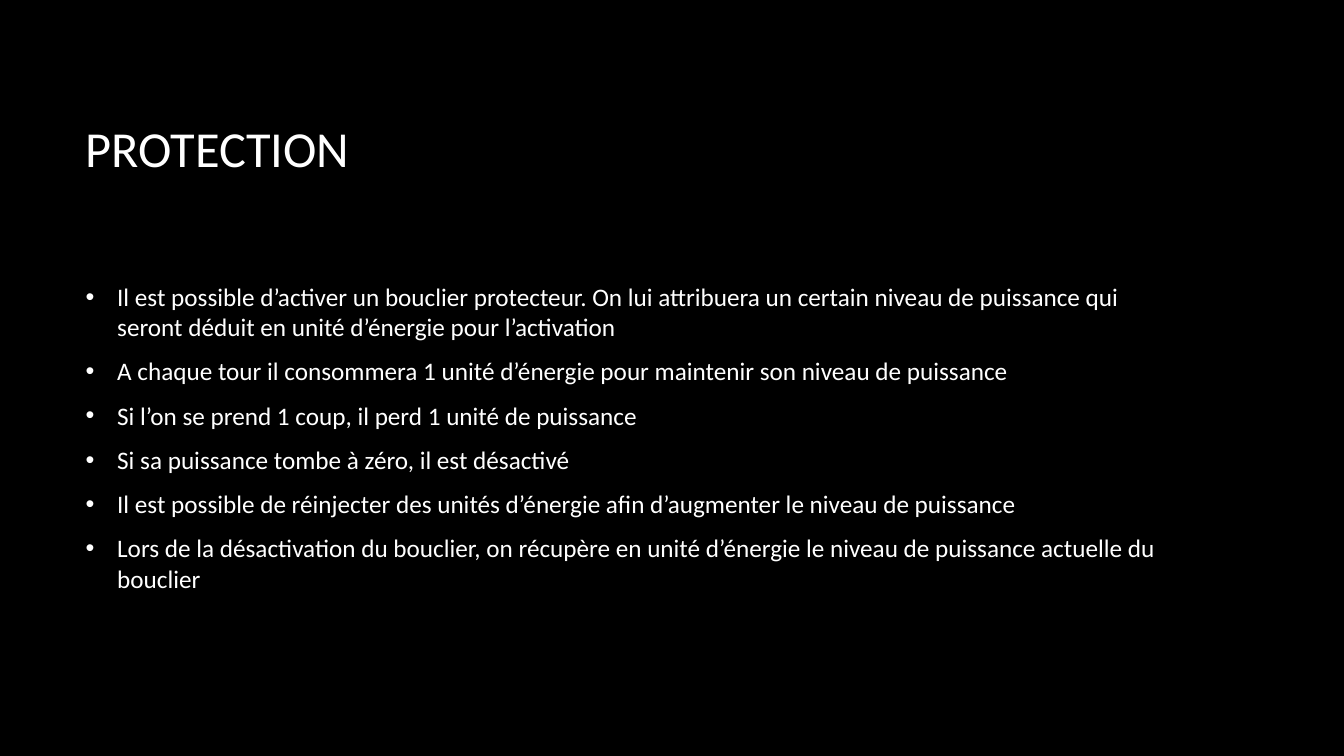
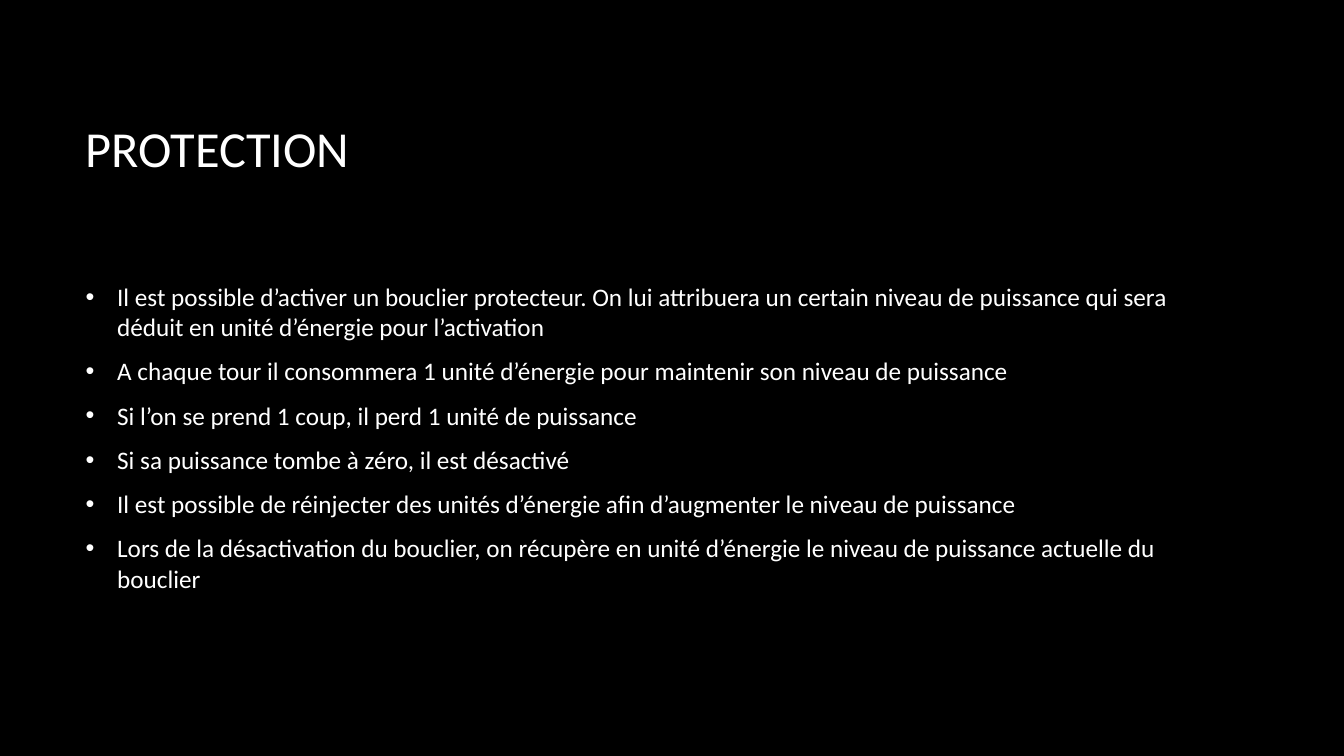
Before and after one commit to BorisFR/BattleIA, a slide deck: slide 15 of Battle IA.pptx (slide 13 before the commit). Drawn at 1344x756 pixels with LibreOffice and Linux fonts; fonts in the diff are those of the drawing; background and template pictures are left out. Boxes give left, top, right and bottom in pixels: in the first picture for what was removed or moved away, otherwise in the second. Text is boxed around its words. In the diff, an @@ line names an element or a change of style, - is before the commit and + after.

```diff
--- a/Battle IA.pptx
+++ b/Battle IA.pptx
@@ text at bbox=[117, 288, 1167, 341]: text changed @@
-• Il est possible d’activer un bouclier protecteur. On lui attribuera un certain niveau de puissance qui seront déduit en unité d’énergie pour l’activation
+• Il est possible d’activer un bouclier protecteur. On lui attribuera un certain niveau de puissance qui sera déduit en unité d’énergie pour l’activation
```
Also in this commit, not shown: 8 other slides changed, 2 slides added, 11 other files.
